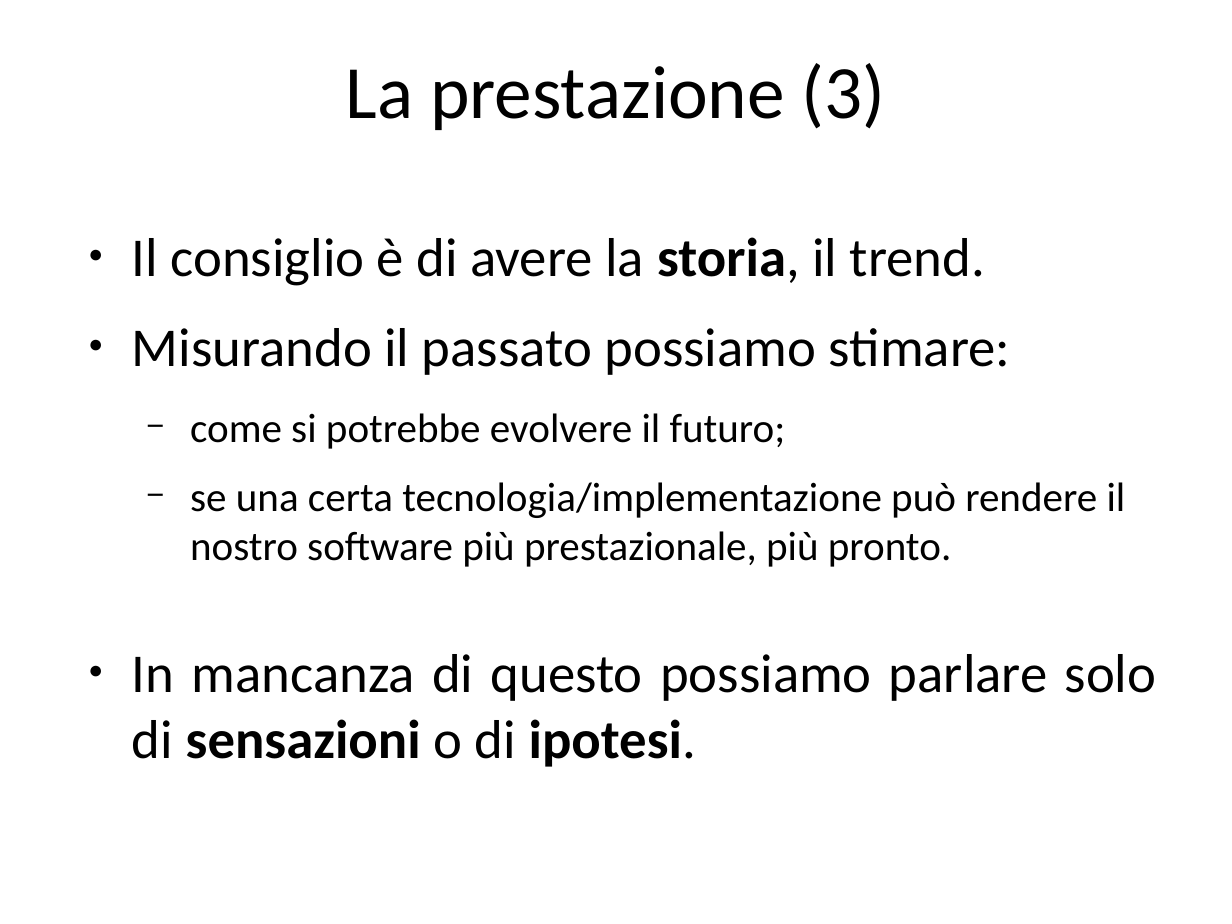
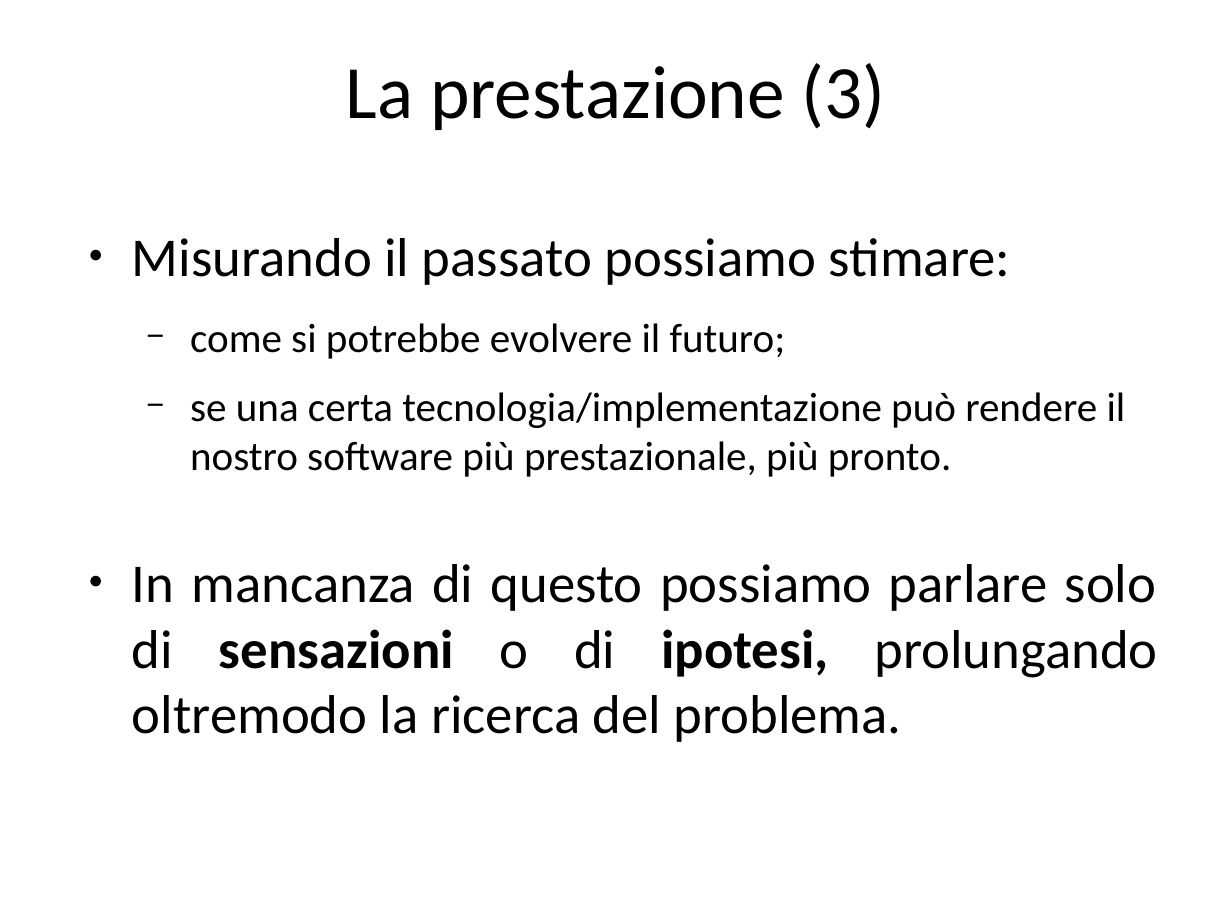
Before and after one commit to guidop/IAD13, a slide deck: slide 19 of La salute del software.odp. Drawn at 1232x924 pixels with LibreOffice and Linux fonts; fonts in the diff are those of the drawing. Boxes give left, top, right and bottom in pixels: in the first picture for what was removed or moved away, otherwise in the second. Text is boxed around its words. In the diff, an @@ line names an element or a change of style, - is before the commit and + after.

```diff
--- a/La salute del software.odp
+++ b/La salute del software.odp
@@ text at (132, 237, 985, 286): paragraph removed @@
-● Il consiglio è di avere la storia, il trend.
@@ text at (132, 564, 1158, 742): text changed @@
-● In mancanza di questo possiamo parlare solo di sensazioni o di ipotesi.
+● In mancanza di questo possiamo parlare solo di sensazioni o di ipotesi, prolungando oltremodo la ricerca del problema.
```
Also in this commit, not shown: 11 other slides changed, 2 slides added, 2 other files.
